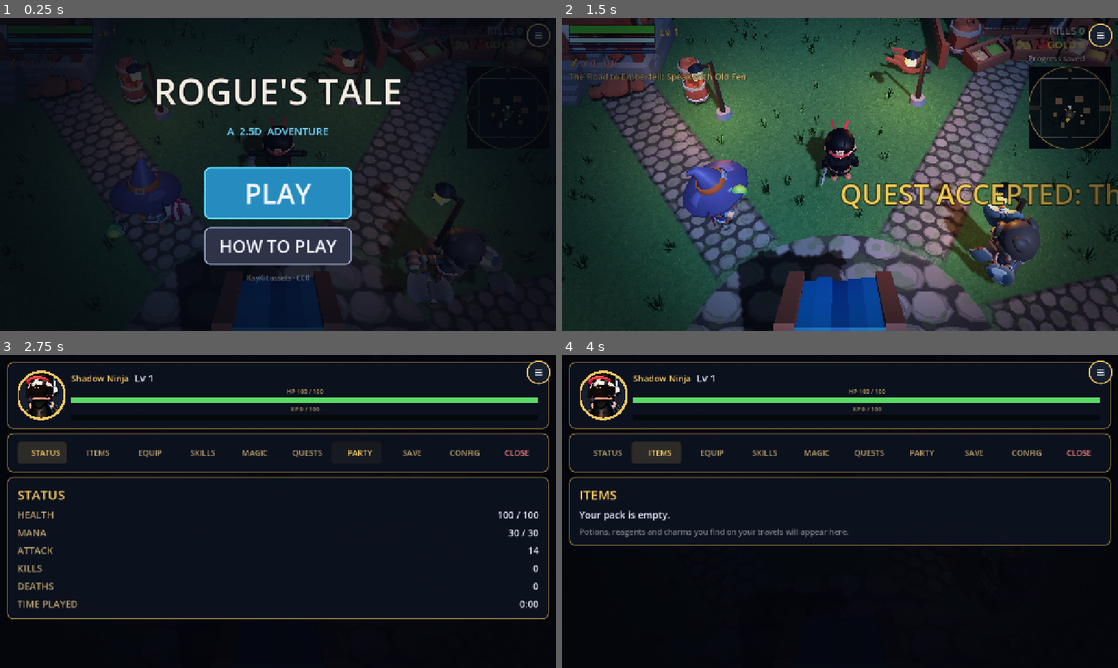
Above: before the commit, frames 1-4 (two rows, left to right).
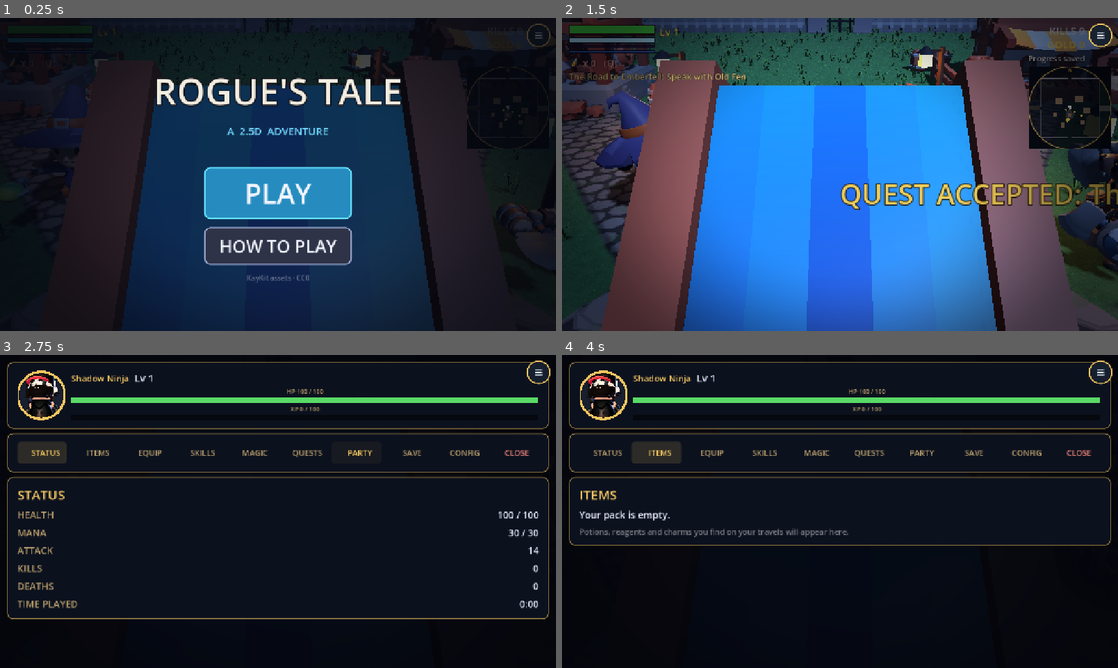
Above: after the commit, the same moments.

Repository: OuterHeavenX/godot-2.5D-rpg
Game: Godot game, scene res://src/world/main.tscn
Same seed, same stepped clock (60 frames per second), same inputs: the game is played once before the commit and once after it.
Inputs (mouse positions are in pixels of both pictures, inside the frame that each line leads up to):
- Up to frame 1 (0.25 s): no input
- Up to frame 2 (1.5 s): click "PLAY" at 0.5 s; click "SKIP" at 1.25 s
- Up to frame 3 (2.75 s): drag from (539, 373) to (333, 442) at 2.02 s
- Up to frame 4 (4 s): click "STATUS" at 2.75 s; click "ITEMS" at 3.5 s

The runs differ from the first frame. In frame 1, 29% of the frame differs, in the area x 1-100%, y 0-100%; in frame 2, 76%, in the area x 0-100%, y 0-100%; in frame 3, less than 0.1%; in frame 4, less than 0.1%.

Commit message:
Lower the 2.5D camera angle

Diff:
--- a/src/camera/camera_rig.gd
+++ b/src/camera/camera_rig.gd
@@ -1,18 +1,19 @@
 extends Node3D
 ## Classic Final Fantasy-style camera rig
-## Angled down like old-school FF7/FF9 field screens, follows player smoothly
+## Low-angle 2.5D view inspired by old-school FF7/FF9 field screens.
+## The 25-degree pitch is half the original 50-degree look-down angle.
 
 @export var target_path: NodePath
 @export var follow_speed: float = 5.0
-@export var camera_offset: Vector3 = Vector3(0, 12, 10)
+@export var camera_offset: Vector3 = Vector3(0, 4.663, 10)
 
 var target: Node3D
 
 func _ready() -> void:
 	if target_path != NodePath(""):
 		target = get_node(target_path) as Node3D
-	# Classic FF angle: looking down ~50 degrees
-	# Camera3D child should have rotation_degrees = (-50, 0, 0)
+	# Low 2.5D angle: looking down 25 degrees.
+	# Camera3D child should have rotation_degrees = (-25, 0, 0).
 
 func _process(delta: float) -> void:
 	if target:
--- a/src/world/main.tscn
+++ b/src/world/main.tscn
@@ -80,14 +80,14 @@
 directional_shadow_max_distance = 45.0
 
 [node name="CameraRig" type="Node3D" parent="."]
-transform = Transform3D(1, 0, 0, 0, 1, 0, 0, 0, 1, 0, 12, 10)
+transform = Transform3D(1, 0, 0, 0, 1, 0, 0, 0, 1, 0, 4.663, 10)
 script = ExtResource("1_camerarig")
 target_path = NodePath("../Player")
 follow_speed = 5.0
-camera_offset = Vector3(0, 12, 10)
+camera_offset = Vector3(0, 4.663, 10)
 
 [node name="Camera3D" type="Camera3D" parent="CameraRig"]
-transform = Transform3D(1, 0, 0, 0, 0.642788, 0.766044, 0, -0.766044, 0.642788, 0, 0, 0)
+transform = Transform3D(1, 0, 0, 0, 0.906308, 0.422618, 0, -0.422618, 0.906308, 0, 0, 0)
 current = true
 fov = 40.0
 far = 100.0
--- a/tools/region_shots.gd
+++ b/tools/region_shots.gd
@@ -61,7 +61,7 @@
 	# One shot of the village square with every gate still barred.
 	player.global_position = Vector3(0, 0.1, 13)
 	if rig0 != null:
-		rig0.global_position = player.global_position + Vector3(0, 12, 10)
+		rig0.global_position = player.global_position + Vector3(0, 4.663, 10)
 	await _frames(30)
 	root.get_texture().get_image().save_png("%s/00_gates_barred.png" % _out)
 	print("saved %s/00_gates_barred.png" % _out)
@@ -79,7 +79,7 @@
 		player.global_position = spot[1]
 		# Snap the camera: it lerps, and these jumps are hundreds of metres.
 		if rig != null:
-			rig.global_position = player.global_position + Vector3(0, 12, 10)
+			rig.global_position = player.global_position + Vector3(0, 4.663, 10)
 		player.set("hp", 99999.0)
 		await _frames(30)
 		var img := root.get_texture().get_image()
